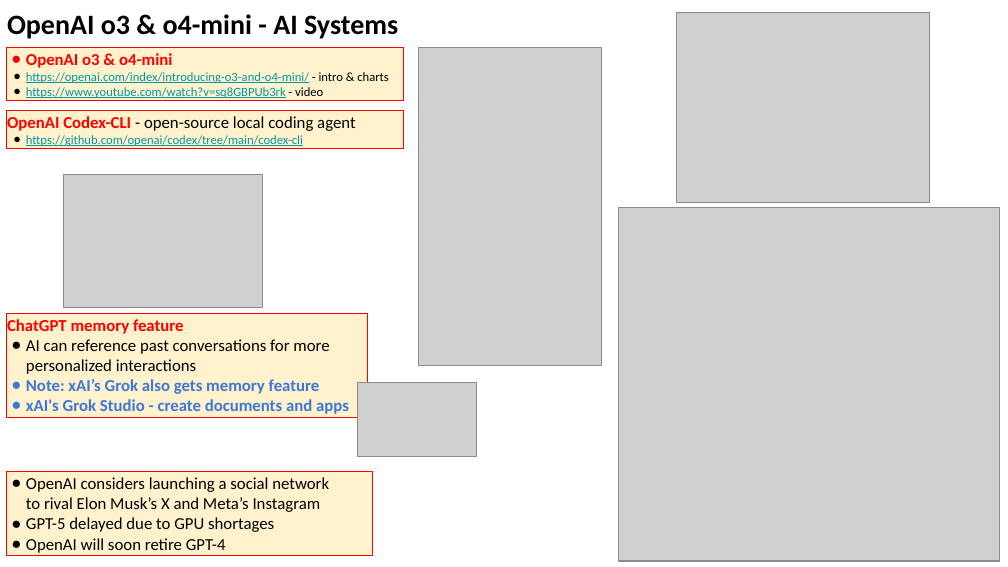
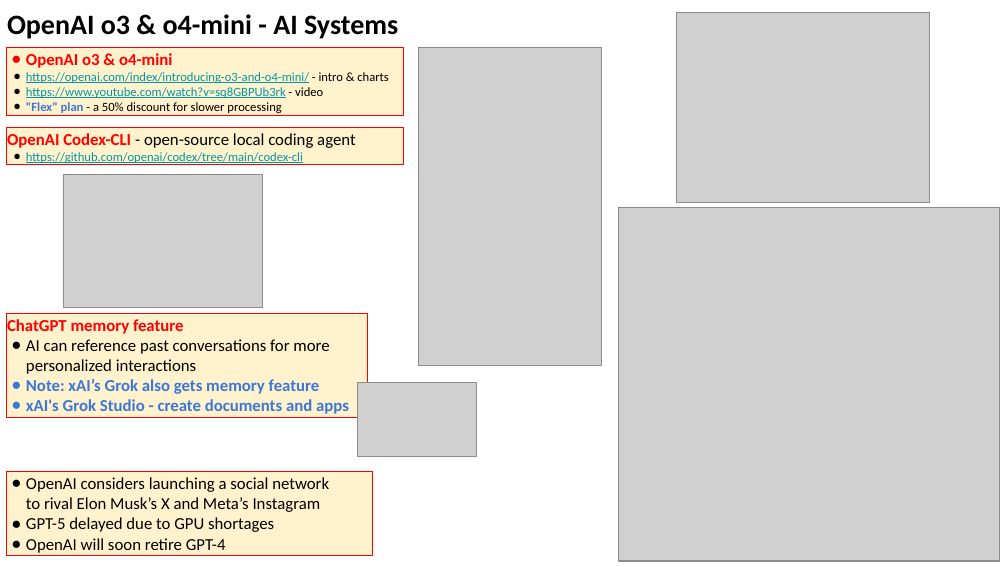
Before and after one commit to lselector/seminar, a slide deck: slide 3 of 2025/2025-04-18-AI-Updates.pptx. Drawn at 1008x567 pixels with LibreOffice and Linux fonts; fonts in the diff are those of the drawing; grey boxes stand for pictures. Boxes give left, top, right and bottom in pixels: in the first picture for what was removed or moved away, otherwise in the second. Text is boxed around its words. In the diff, an @@ line names an element or a change of style, - is before the commit and + after.

```diff
--- a/2025/2025-04-18-AI-Updates.pptx
+++ b/2025/2025-04-18-AI-Updates.pptx
@@ rectangle "OpenAI o3 & o4-mini": place and size @@
-rectangle "OpenAI o3 & o4-mini" at <box>6,47,404,101</box>
+rectangle "OpenAI o3 & o4-mini" at <box>6,47,404,116</box>
@@ text in rectangle at <box>26,102,281,113</box>: paragraph added @@
+● "Flex" plan - a 50% discount for slower processing
@@ rectangle "OpenAI Codex-CLI - open-source local ...": place and size @@
-rectangle "OpenAI Codex-CLI - open-source local ..." at <box>6,111,404,148</box>
+rectangle "OpenAI Codex-CLI - open-source local ..." at <box>6,127,404,164</box>
```
Also in this commit, not shown: 6 other slides changed, 1 slide added, 1 slide removed.
